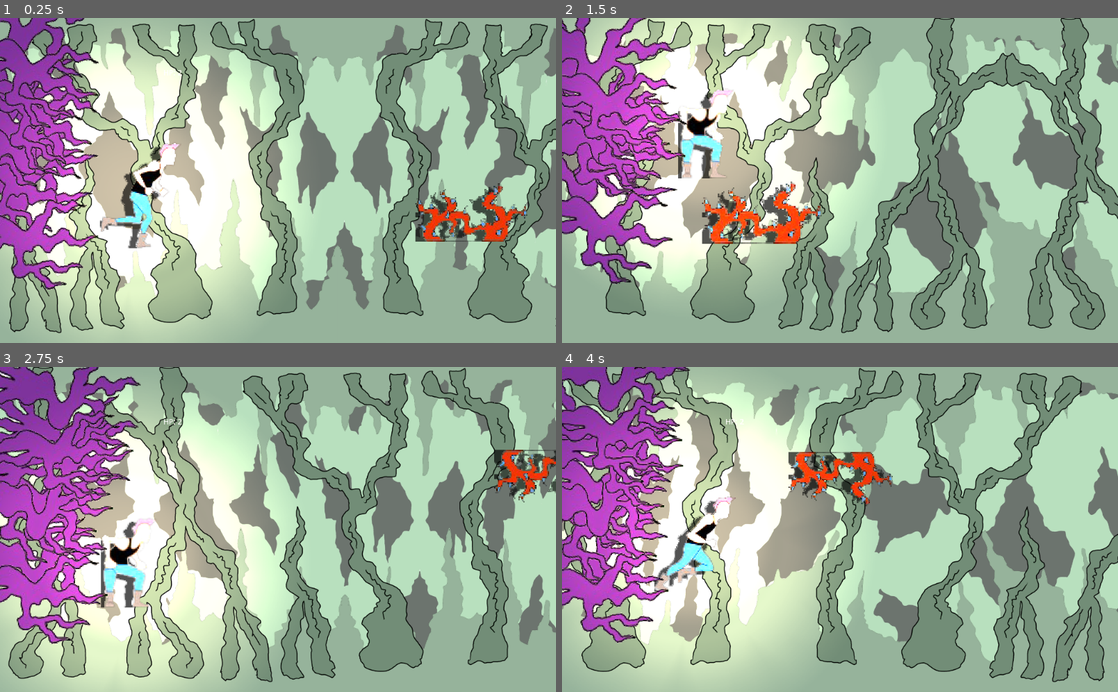
Above: before the commit, frames 1-4 (two rows, left to right).
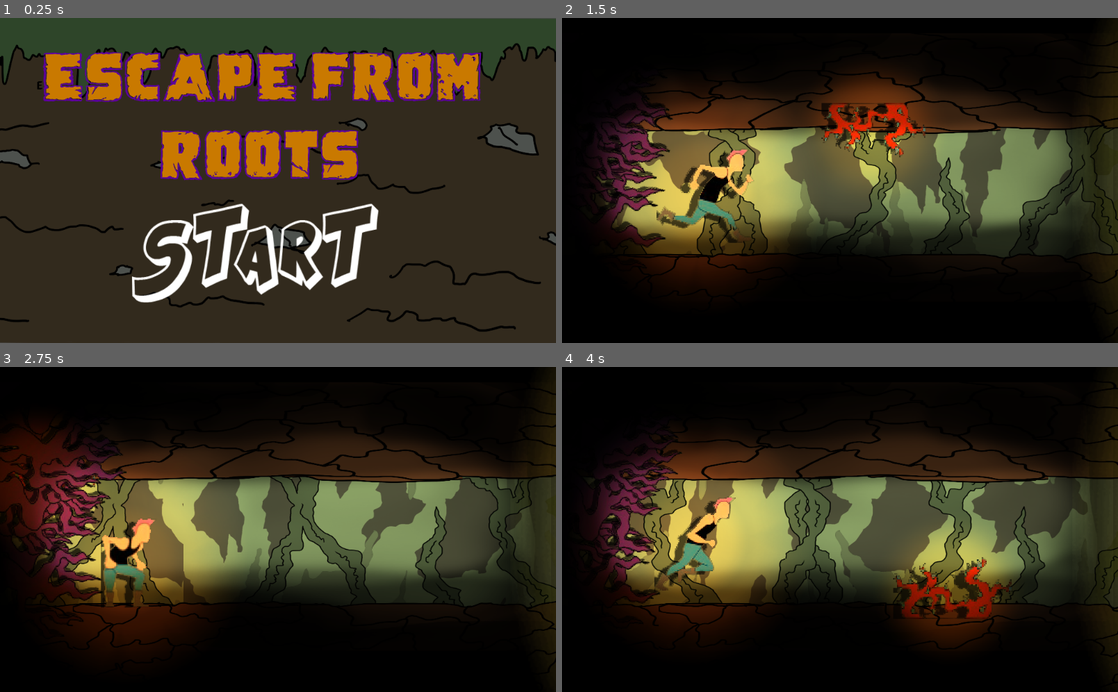
Above: after the commit, the same moments.

Repository: cgcaruzo/escapefromroots
Game: Godot game, scene res://title.tscn
Two runs of this game, one before a commit and one after it. Both use one fixed random seed, a clock stepped at 60 frames per second and the inputs below. Before the commit the project starts from res://main.tscn. The engine's default icon, where the game draws it, is replaced by a stand-in: a white triangle on a blue panel in a dark square.
Inputs:
- Up to frame 1 (0.25 s): no input
- Up to frame 2 (1.5 s): tap Enter (ui_accept) at 0.5, 1.35 s; hold Enter (ui_accept) 0.53-1.28 s; hold Up (ui_up) from 0.53 s (still down)
- Up to frame 3 (2.75 s): tap Enter (ui_accept) at 1.52, 1.82 s; release Up (ui_up) at 2.03 s; hold Down (ui_down) from 2.03 s (still down); hold Enter (ui_accept) from 2.03 s (still down)
- Up to frame 4 (4 s): release Down (ui_down) at 2.78 s; release Enter (ui_accept) at 2.78 s; hold Up (ui_up) from 2.78 s (still down); tap Enter (ui_accept) at 2.85, 3.02, 3.32 s; hold Enter (ui_accept) from 3.53 s (still down)

The runs differ from the first frame. In frame 1, 98% of the frame differs, in the area x 0-100%, y 0-100%; in frame 2, 99%; in frame 3, 98%; in frame 4, 99%.

Commit message:
commit final

Diff:
--- a/BigRoots.gd
+++ b/BigRoots.gd
@@ -1,6 +1,6 @@
 extends Area2D
 
-export (int) var run_speed = 5
+export (int) var run_speed = 0
 # Declare member variables here. Examples:
 # var a = 2
 # var b = "text"
@@ -12,15 +12,8 @@
 
 
 func _physics_process(delta):
-	var screen_width = OS.window_size.x
-	var percentage = 1
-	if position.x != 0:
-		percentage = (position.x / screen_width) * 100
-	if percentage < 15:
-		position.x += run_speed *delta
+	position.x += run_speed *delta
 
 
 func _on_BigRoots_body_entered(body):
-	if (body.get_name() == 'Player'):
-		print("You loose")
-		get_tree().paused = 1
+	pass
--- a/Obstacle.gd
+++ b/Obstacle.gd
@@ -7,6 +7,7 @@
 
 # Called when the node enters the scene tree for the first time.
 func _ready():
+	generate_position()
 	generate_sprite()
 	pass # Replace with function body.
 
@@ -18,17 +19,7 @@
 
 	# Reiniciar la posición si se sale de la pantalla
 	if position.x < -40:
-		var randomPosition = randi() % 2
-
-#		print(randomPosition)
-		if randomPosition == 0:
-			position.y = $Spawners/BottomSpawner.global_position.y
-			$Sprite.flip_v = false
-#			$Sprite.material.set_shader_param("offset", Vector2(-5,8))
-		else:
-			position.y = $Spawners/TopSpawner.global_position.y
-			$Sprite.flip_v = true
-#			$Sprite.material.set_shader_param("offset", Vector2(5,-8))
+		generate_position()
 		generate_sprite()
 		print(position.y)
 		position.x = 1100
@@ -38,3 +29,16 @@
 	var randomSpriteIndex = randi() % sprites_lenght
 	$Sprite.texture = sprites_children[randomSpriteIndex].texture
 	$Sprite.region_rect = sprites_children[randomSpriteIndex].region_rect
+
+func generate_position():
+	var randomPosition = randi() % 2
+
+#		print(randomPosition)
+	if randomPosition == 0:
+		position.y = $Spawners/BottomSpawner.global_position.y
+		$Sprite.flip_v = false
+#			$Sprite.material.set_shader_param("offset", Vector2(-5,8))
+	else:
+		position.y = $Spawners/TopSpawner.global_position.y
+		$Sprite.flip_v = true
+#			$Sprite.material.set_shader_param("offset", Vector2(5,-8))
--- a/Player.gd
+++ b/Player.gd
@@ -39,8 +39,7 @@
 	velocity = move_and_slide(velocity, Vector2(0, -1))
 
 func on_loseHp():
-#	hp -= 1
-	pass
+	hp -= 1
 
 func _on_Obstacle_body_entered(body):
 	var obstacle = get_parent().get_node("Obstacle")
@@ -58,13 +57,13 @@
 func game_over():
 	var sound = get_node("dead")
 	sound.play()
-	get_tree().change_scene("res://title.tscn")
+	get_tree().change_scene("res://defeat.tscn")
 
 
 func _on_BigRoots_body_entered(body):
 	if (body.get_name() == 'Player'):
 		print("YOU LOSE")
-		get_tree().change_scene("res://title.tscn")
+		get_tree().change_scene("res://defeat.tscn")
 
 
 func _on_AnimationPlayer_animation_finished(anim_name):
--- /dev/null
+++ b/defeat.gd
@@ -0,0 +1,19 @@
+extends Node
+
+
+# Declare member variables here. Examples:
+# var a = 2
+# var b = "text"
+
+
+# Called when the node enters the scene tree for the first time.
+func _ready():
+	pass # Replace with function body.
+
+
+func _input(event):
+	if event.is_action_pressed("ui_accept") or event.is_action_pressed("ui_up") or event.is_action_pressed("ui_down"):
+		get_tree().change_scene("res://main.tscn")
+
+	if event.is_action_pressed("ui_cancel"):
+		get_tree().change_scene("res://title.tscn")
--- /dev/null
+++ b/defeat.tscn
@@ -0,0 +1,24 @@
+[gd_scene load_steps=4 format=2]
+
+[ext_resource path="res://Backgrounds/Again.png" type="Texture" id=1]
+[ext_resource path="res://Backgrounds/StartPageGameBckground.png" type="Texture" id=2]
+[ext_resource path="res://defeat.gd" type="Script" id=3]
+
+[node name="Node" type="Node"]
+script = ExtResource( 3 )
+
+[node name="TextureRect" type="TextureRect" parent="."]
+margin_left = -270.0
+margin_top = -207.0
+margin_right = 3230.0
+margin_bottom = 2293.0
+rect_scale = Vector2( 0.400001, 0.400001 )
+texture = ExtResource( 2 )
+stretch_mode = 1
+
+[node name="Again" type="Sprite" parent="."]
+position = Vector2( 462, 298 )
+scale = Vector2( 0.400001, 0.400001 )
+texture = ExtResource( 1 )
+region_enabled = true
+region_rect = Rect2( 367, 1712, 497, 147 )
--- a/main.gd
+++ b/main.gd
@@ -5,19 +5,35 @@
 # var a = 2
 # var b = "text"
 export (int) var time_to_win = 30
-
+export (int) var time_end = 5
+var light_distance
+var won = false
 # Called when the node enters the scene tree for the first time.
 func _ready():
 	$WinTimer.wait_time = time_to_win
 	$WinTimer.start()
+	$EndTimer.wait_time = time_end
+	$EndLight.position = $EndLight/Positions/Begin.position
+	light_distance = $EndLight/Positions/Begin.position.x - $EndLight/Positions/End.position.x
 
 func _process(delta):
 #	print($WinTimer.time_left)
-	pass
+	if won:
+		$EndLight.position.x -= delta * 150
+		$Player.run_speed = 90
+		$BigRoots.run_speed = 60
+
 
 func _on_WinTimer_timeout():
 	win()
 
 func win():
+	won = true
+	$Obstacle.queue_free()
+	$EndTimer.start()
 	print("YOU WIN")
-	get_tree().change_scene("res://title.tscn")
+#
+
+
+func _on_EndTimer_timeout():
+	get_tree().change_scene("res://win.tscn")
--- a/main.tscn
+++ b/main.tscn
@@ -18,6 +18,9 @@
 [ext_resource path="res://Sprites/light.png" type="Texture" id=16]
 [ext_resource path="res://Shaders/offsetshadow.shader" type="Shader" id=17]
 [ext_resource path="res://BigRoots.tres" type="Animation" id=18]
+[ext_resource path="res://Sprites/light-lantern.png" type="Texture" id=19]
+[ext_resource path="res://Backgrounds/Untitled-Artwork.png" type="Texture" id=20]
+[ext_resource path="res://Sprites/spot.png" type="Texture" id=21]
 
 [sub_resource type="ShaderMaterial" id=15]
 shader = ExtResource( 17 )
@@ -280,17 +283,31 @@
 [sub_resource type="RectangleShape2D" id=7]
 extents = Vector2( 202, 204 )
 
+[sub_resource type="ShaderMaterial" id=17]
+shader = ExtResource( 17 )
+shader_param/offset = Vector2( -5, -3 )
+shader_param/modulate = Color( 0, 0, 0, 0.67451 )
+
 [node name="Node" type="Node2D"]
 script = ExtResource( 13 )
 
 [node name="CanvasModulate" type="CanvasModulate" parent="."]
-visible = false
 color = Color( 0, 0, 0, 1 )
+
+[node name="Light2D2" type="Light2D" parent="."]
+position = Vector2( 503, 276 )
+scale = Vector2( 2, 1.939 )
+texture = ExtResource( 19 )
+texture_scale = 0.25
+color = Color( 0.870588, 0.831373, 0.615686, 1 )
+range_layer_min = -200
+range_layer_max = 500
 
 [node name="Player" type="KinematicBody2D" parent="."]
 position = Vector2( 258, 292 )
 scale = Vector2( 2, 2 )
 script = ExtResource( 3 )
+run_speed = 6
 
 [node name="Sprite" type="Sprite" parent="Player"]
 material = SubResource( 15 )
@@ -314,6 +331,7 @@
 
 [node name="jump" type="AudioStreamPlayer" parent="Player"]
 stream = ExtResource( 14 )
+volume_db = -8.273
 
 [node name="dead" type="AudioStreamPlayer" parent="Player"]
 pause_mode = 2
@@ -322,8 +340,9 @@
 [node name="Light2D" type="Light2D" parent="Player"]
 scale = Vector2( 0.5, 0.5 )
 texture = ExtResource( 16 )
-texture_scale = 0.7
-color = Color( 0.976471, 0.713726, 0.564706, 1 )
+texture_scale = 0.46
+color = Color( 1, 0.470588, 0, 1 )
+energy = 0.8
 range_layer_min = -200
 range_layer_max = 4
 
@@ -342,7 +361,7 @@
 [node name="ParallaxBackground" type="ParallaxBackground" parent="."]
 offset = Vector2( 0, 230 )
 transform = Transform2D( 1, 0, 0, 1, 0, 230 )
-scroll_ignore_camera_zoom = true
+scroll_base_scale = Vector2( 0.4, 1 )
 script = ExtResource( 10 )
 
 [node name="nivel1" type="AudioStreamPlayer" parent="ParallaxBackground"]
@@ -350,32 +369,58 @@
 
 [node name="ParallaxLayer" type="ParallaxLayer" parent="ParallaxBackground"]
 position = Vector2( -35, 63 )
-motion_scale = Vector2( 1.2, 1 )
 motion_mirroring = Vector2( 1638.6, 0 )
 
 [node name="Sprite" type="Sprite" parent="ParallaxBackground/ParallaxLayer"]
-scale = Vector2( 0.6, 0.6 )
+position = Vector2( 222.35, 0 )
+scale = Vector2( 0.762834, 0.6 )
 texture = ExtResource( 6 )
 
 [node name="ParallaxLayer6" type="ParallaxLayer" parent="ParallaxBackground"]
 position = Vector2( -35, 63 )
-motion_scale = Vector2( 1.3, 1 )
+motion_scale = Vector2( 2, 1 )
 motion_mirroring = Vector2( 1638.6, 0 )
 
 [node name="Sprite" type="Sprite" parent="ParallaxBackground/ParallaxLayer6"]
-scale = Vector2( 0.6, 0.6 )
+position = Vector2( 139.7, 0 )
+scale = Vector2( 0.702269, 0.6 )
 texture = ExtResource( 5 )
 
 [node name="ParallaxLayer2" type="ParallaxLayer" parent="ParallaxBackground"]
 position = Vector2( -35, 63 )
+motion_scale = Vector2( 3, 1 )
 motion_mirroring = Vector2( 1638.6, 0 )
 
 [node name="Sprite" type="Sprite" parent="ParallaxBackground/ParallaxLayer2"]
-scale = Vector2( 0.6, 0.6 )
+position = Vector2( 158.7, 0 )
+scale = Vector2( 0.716179, 0.6 )
 texture = ExtResource( 2 )
 
-[node name="CanvasModulate" type="CanvasModulate" parent="ParallaxBackground"]
-visible = false
+[node name="ParallaxLayer3" type="ParallaxLayer" parent="ParallaxBackground"]
+position = Vector2( -164, -358 )
+motion_scale = Vector2( 4, 1 )
+motion_mirroring = Vector2( 522, 0 )
+
+[node name="Sprite" type="Sprite" parent="ParallaxBackground/ParallaxLayer3"]
+position = Vector2( 491.3, 902 )
+scale = Vector2( 0.472042, 0.3 )
+texture = ExtResource( 20 )
+region_enabled = true
+region_rect = Rect2( 521, 11, 2096, 2281 )
+
+[node name="ParallaxLayer4" type="ParallaxLayer" parent="ParallaxBackground"]
+position = Vector2( -164, -358 )
+motion_scale = Vector2( 4, 1 )
+motion_mirroring = Vector2( 522, 0 )
+
+[node name="Sprite" type="Sprite" parent="ParallaxBackground/ParallaxLayer4"]
+position = Vector2( 502.818, 0 )
+scale = Vector2( 0.700555, 0.3 )
+texture = ExtResource( 20 )
+region_enabled = true
+region_rect = Rect2( 521, 11, 2096, 2281 )
+
+[node name="CanvasModulate2" type="CanvasModulate" parent="ParallaxBackground"]
 color = Color( 0, 0, 0, 1 )
 
 [node name="Obstacle" type="Area2D" parent="."]
@@ -428,7 +473,16 @@
 anims/RESET = SubResource( 13 )
 anims/main = SubResource( 14 )
 
+[node name="Light2D" type="Light2D" parent="Obstacle"]
+texture = ExtResource( 21 )
+texture_scale = 3.38
+color = Color( 1, 0.560784, 0, 0.721569 )
+energy = 0.81
+range_layer_min = -500
+range_layer_max = 500
+
 [node name="Label" type="Label" parent="."]
+visible = false
 margin_left = 301.0
 margin_top = 95.0
 margin_right = 341.0
@@ -445,6 +499,7 @@
 shape = SubResource( 7 )
 
 [node name="Sprite" type="Sprite" parent="BigRoots"]
+material = SubResource( 17 )
 position = Vector2( -150.853, -132.372 )
 rotation = 0.182448
 scale = Vector2( 2, 2 )
@@ -453,6 +508,7 @@
 region_rect = Rect2( 7, 487, 244, 106 )
 
 [node name="Sprite3" type="Sprite" parent="BigRoots"]
+material = SubResource( 17 )
 position = Vector2( -180.662, 93.3729 )
 rotation = -0.228594
 scale = Vector2( 1.63329, 1.84224 )
@@ -461,6 +517,7 @@
 region_rect = Rect2( 7, 487, 244, 106 )
 
 [node name="Sprite2" type="Sprite" parent="BigRoots"]
+material = SubResource( 17 )
 position = Vector2( -175.38, 56.7675 )
 rotation = 0.35207
 scale = Vector2( 1.73599, 1.93079 )
@@ -469,6 +526,7 @@
 region_rect = Rect2( 15, 391, 240, 92 )
 
 [node name="Sprite4" type="Sprite" parent="BigRoots"]
+material = SubResource( 17 )
 position = Vector2( -176.612, -13.1358 )
 rotation = 0.170677
 scale = Vector2( 1.72506, 1.94238 )
@@ -477,6 +535,7 @@
 region_rect = Rect2( 15, 391, 240, 92 )
 
 [node name="Sprite8" type="Sprite" parent="BigRoots"]
+material = SubResource( 17 )
 position = Vector2( -169, 6.72094 )
 rotation = -0.187278
 scale = Vector2( 1.63384, 1.91084 )
@@ -485,6 +544,7 @@
 region_rect = Rect2( 7, 487, 244, 106 )
 
 [node name="Sprite9" type="Sprite" parent="BigRoots"]
+material = SubResource( 17 )
 position = Vector2( -165, 207 )
 rotation = -0.149165
 scale = Vector2( 1.74746, 1.93079 )
@@ -493,6 +553,7 @@
 region_rect = Rect2( 15, 391, 240, 92 )
 
 [node name="Sprite5" type="Sprite" parent="BigRoots"]
+material = SubResource( 17 )
 position = Vector2( -136.15, -259.326 )
 rotation = 0.229044
 scale = Vector2( 1.69122, 1.92826 )
@@ -501,6 +562,7 @@
 region_rect = Rect2( 7, 487, 244, 106 )
 
 [node name="Sprite6" type="Sprite" parent="BigRoots"]
+material = SubResource( 17 )
 position = Vector2( -121.361, -57.3534 )
 rotation = 0.132727
 scale = Vector2( 1.50145, 1.81495 )
@@ -509,6 +571,7 @@
 region_rect = Rect2( 15, 391, 240, 92 )
 
 [node name="Sprite7" type="Sprite" parent="BigRoots"]
+material = SubResource( 17 )
 position = Vector2( -147.02, -116.488 )
 rotation = 0.0877135
 scale = Vector2( 1.73242, 1.91633 )
@@ -527,7 +590,31 @@
 margin_right = 40.0
 margin_bottom = 40.0
 
+[node name="EndLight" type="Light2D" parent="."]
+position = Vector2( 2074, 207 )
+texture = ExtResource( 16 )
+texture_scale = 1.6
+color = Color( 1, 0.956863, 0.321569, 0.631373 )
+energy = 2.82
+range_layer_min = -500
+range_layer_max = 500
+
+[node name="Sprite" type="Sprite" parent="EndLight"]
+scale = Vector2( 7, 7 )
+texture = ExtResource( 21 )
+
+[node name="Positions" type="Node" parent="EndLight"]
+
+[node name="Begin" type="Position2D" parent="EndLight/Positions"]
+position = Vector2( 1759, 301 )
+
+[node name="End" type="Position2D" parent="EndLight/Positions"]
+position = Vector2( 950, 296 )
+
+[node name="EndTimer" type="Timer" parent="."]
+
 [connection signal="animation_finished" from="Player/AnimationPlayer" to="Player" method="_on_AnimationPlayer_animation_finished"]
 [connection signal="body_entered" from="Obstacle" to="Player" method="_on_Obstacle_body_entered"]
 [connection signal="body_entered" from="BigRoots" to="BigRoots" method="_on_BigRoots_body_entered"]
 [connection signal="timeout" from="WinTimer" to="." method="_on_WinTimer_timeout"]
+[connection signal="timeout" from="EndTimer" to="." method="_on_EndTimer_timeout"]
--- a/project.godot
+++ b/project.godot
@@ -11,7 +11,7 @@
 [application]
 
 config/name="Escape from Roots"
-run/main_scene="res://main.tscn"
+run/main_scene="res://title.tscn"
 config/icon="res://icon.png"
 
 [global]
--- /dev/null
+++ b/title.gd
@@ -0,0 +1,18 @@
+extends Node
+
+
+# Declare member variables here. Examples:
+# var a = 2
+# var b = "text"
+
+
+# Called when the node enters the scene tree for the first time.
+func _ready():
+	pass # Replace with function body.
+
+func _input(event):
+	if event.is_action_pressed("ui_accept") or event.is_action_pressed("ui_up") or event.is_action_pressed("ui_down"):
+		get_tree().change_scene("res://main.tscn")
+# Called every frame. 'delta' is the elapsed time since the previous frame.
+#func _process(delta):
+#	pass
--- a/title.tscn
+++ b/title.tscn
@@ -1,6 +1,44 @@
-[gd_scene format=2]
+[gd_scene load_steps=8 format=2]
+
+[ext_resource path="res://Backgrounds/StartPageGameBckground.png" type="Texture" id=1]
+[ext_resource path="res://Sprites/StartPageGameTitle.png" type="Texture" id=2]
+[ext_resource path="res://Sprites/StartPageGameStart.png" type="Texture" id=3]
+[ext_resource path="res://title.gd" type="Script" id=4]
+[ext_resource path="res://sounds/BackgroundSound.mp3" type="AudioStream" id=5]
+
+[sub_resource type="Animation" id=1]
+length = 0.001
+tracks/0/type = "value"
+tracks/0/path = NodePath("StartPageGameStart:scale")
+tracks/0/interp = 1
+tracks/0/loop_wrap = true
+tracks/0/imported = false
+tracks/0/enabled = true
+tracks/0/keys = {
+"times": PoolRealArray( 0 ),
+"transitions": PoolRealArray( 1 ),
+"update": 0,
+"values": [ Vector2( 1, 1 ) ]
+}
+
+[sub_resource type="Animation" id=2]
+resource_name = "start"
+loop = true
+tracks/0/type = "value"
+tracks/0/path = NodePath("StartPageGameStart:scale")
+tracks/0/interp = 1
+tracks/0/loop_wrap = true
+tracks/0/imported = false
+tracks/0/enabled = true
+tracks/0/keys = {
+"times": PoolRealArray( 0, 0.5, 1 ),
+"transitions": PoolRealArray( 1, 1, 1 ),
+"update": 0,
+"values": [ Vector2( 1, 1 ), Vector2( 1.1, 1.1 ), Vector2( 1, 1 ) ]
+}
 
 [node name="Title" type="Node"]
+script = ExtResource( 4 )
 
 [node name="Label" type="Label" parent="."]
 margin_left = 178.0
@@ -9,3 +47,32 @@
 margin_bottom = 92.0
 rect_scale = Vector2( 3.52, 2.76 )
 text = "Escape from Roots"
+
+[node name="TextureRect" type="TextureRect" parent="."]
+margin_left = -270.0
+margin_top = -207.0
+margin_right = 3230.0
+margin_bottom = 2293.0
+rect_scale = Vector2( 0.400001, 0.400001 )
+texture = ExtResource( 1 )
+stretch_mode = 1
+
+[node name="StartPageGameStart" type="Sprite" parent="."]
+position = Vector2( 470, 434 )
+texture = ExtResource( 3 )
+region_enabled = true
+region_rect = Rect2( 1534, 1655, 433, 174 )
+
+[node name="StartPageGameTitle" type="Sprite" parent="."]
+position = Vector2( 478, 210 )
+scale = Vector2( 0.4, 0.4 )
+texture = ExtResource( 2 )
+
+[node name="AnimationPlayer" type="AnimationPlayer" parent="."]
+autoplay = "start"
+anims/RESET = SubResource( 1 )
+anims/start = SubResource( 2 )
+
+[node name="AudioStreamPlayer" type="AudioStreamPlayer" parent="."]
+stream = ExtResource( 5 )
+autoplay = true
--- /dev/null
+++ b/win.gd
@@ -0,0 +1,19 @@
+extends Node
+
+
+# Declare member variables here. Examples:
+# var a = 2
+# var b = "text"
+
+
+# Called when the node enters the scene tree for the first time.
+func _ready():
+	pass # Replace with function body.
+
+
+func _input(event):
+	if event.is_action_pressed("ui_accept") or event.is_action_pressed("ui_up") or event.is_action_pressed("ui_down"):
+		get_tree().change_scene("res://main.tscn")
+
+	if event.is_action_pressed("ui_cancel"):
+		get_tree().change_scene("res://title.tscn")
--- /dev/null
+++ b/win.tscn
@@ -0,0 +1,30 @@
+[gd_scene load_steps=5 format=2]
+
+[ext_resource path="res://Backgrounds/StartPageGameBckground.png" type="Texture" id=1]
+[ext_resource path="res://win.gd" type="Script" id=2]
+[ext_resource path="res://Backgrounds/CreditsPageGameGoBack.png" type="Texture" id=3]
+[ext_resource path="res://Backgrounds/CreditsPageGameCredits.png" type="Texture" id=4]
+
+[node name="Node" type="Node"]
+script = ExtResource( 2 )
+
+[node name="TextureRect" type="TextureRect" parent="."]
+margin_left = -270.0
+margin_top = -207.0
+margin_right = 3230.0
+margin_bottom = 2293.0
+rect_scale = Vector2( 0.400001, 0.400001 )
+texture = ExtResource( 1 )
+stretch_mode = 1
+
+[node name="CreditsPageGameGoBack" type="Sprite" parent="."]
+position = Vector2( 173.541, 475.25 )
+scale = Vector2( 0.397959, 0.397959 )
+texture = ExtResource( 3 )
+region_enabled = true
+region_rect = Rect2( 293, 1712, 646, 147 )
+
+[node name="CreditsPageGameCredits" type="Sprite" parent="."]
+position = Vector2( 484, 250 )
+scale = Vector2( 0.296, 0.296 )
+texture = ExtResource( 4 )
Binary file added: Backgrounds/Again.png
Not shown, added: Backgrounds/Again.png.import
Binary file added: Backgrounds/CreditsPageGameCredits.png
Not shown, added: Backgrounds/CreditsPageGameCredits.png.import
Binary file added: Backgrounds/CreditsPageGameGoBack.png
Not shown, added: Backgrounds/CreditsPageGameGoBack.png.import
Binary file added: Backgrounds/StartPageGameBckground.png
Not shown, added: Backgrounds/StartPageGameBckground.png.import
Binary file added: Backgrounds/Untitled-Artwork.png
Not shown, added: Backgrounds/Untitled-Artwork.png.import
Binary file added: Sprites/StartPageGameCredits.png
Not shown, added: Sprites/StartPageGameCredits.png.import
(and 7 more such lines)
